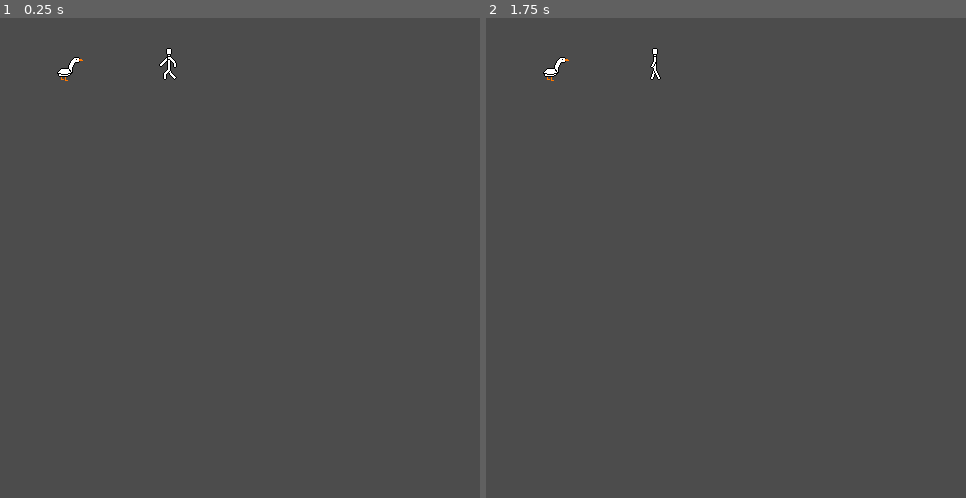
Above: before the commit, frames 1-2 (left to right).
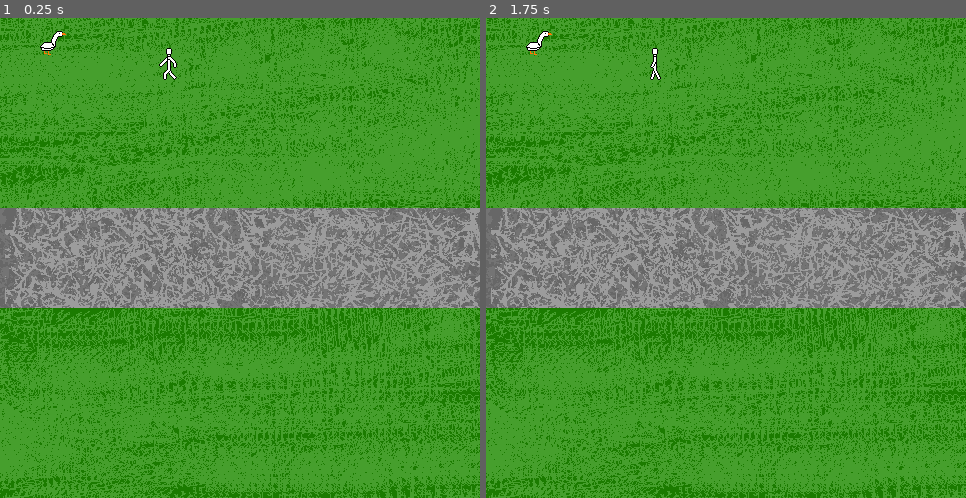
Above: after the commit, the same moments.

Repository: Qmtfive/GooseGame
Game: Godot game, scene res://Level.tscn
Two runs of this game, one before a commit and one after it. Both use one fixed random seed, a clock stepped at 60 frames per second and the inputs below. The project has no main scene, so this scene is started directly.
Inputs:
- Up to frame 1 (0.25 s): no input
- Up to frame 2 (1.75 s): tap Enter at 1.25 s

The runs differ from the first frame. In frame 1, 100% of the frame differs, in the area x 0-100%, y 0-100%; in frame 2, 100%.

Commit message:
Added background

Diff:
--- a/Level.tscn
+++ b/Level.tscn
@@ -1,10 +1,11 @@
-[gd_scene load_steps=8 format=2]
+[gd_scene load_steps=9 format=2]
 
 [ext_resource path="res://Goose/Goose1.png" type="Texture" id=1]
 [ext_resource path="res://Goose/Goose2.png" type="Texture" id=2]
 [ext_resource path="res://Walker/Walk2.png" type="Texture" id=3]
 [ext_resource path="res://Walker/Walk1.png" type="Texture" id=4]
 [ext_resource path="res://Walker/Walk4.png" type="Texture" id=5]
+[ext_resource path="res://Path/Path.png" type="Texture" id=6]
 
 [sub_resource type="SpriteFrames" id=1]
 animations = [ {
@@ -24,8 +25,12 @@
 
 [node name="Level" type="Node2D"]
 
+[node name="Map" type="Sprite" parent="."]
+position = Vector2( 240, 240 )
+texture = ExtResource( 6 )
+
 [node name="Goose" type="AnimatedSprite" parent="."]
-position = Vector2( 70.4039, 50.6941 )
+position = Vector2( 52.653, 25.3004 )
 frames = SubResource( 1 )
 animation = "Goose"
 frame = 1
Binary file added: Path/Path.png
Not shown, added: Path/Path.png.import
